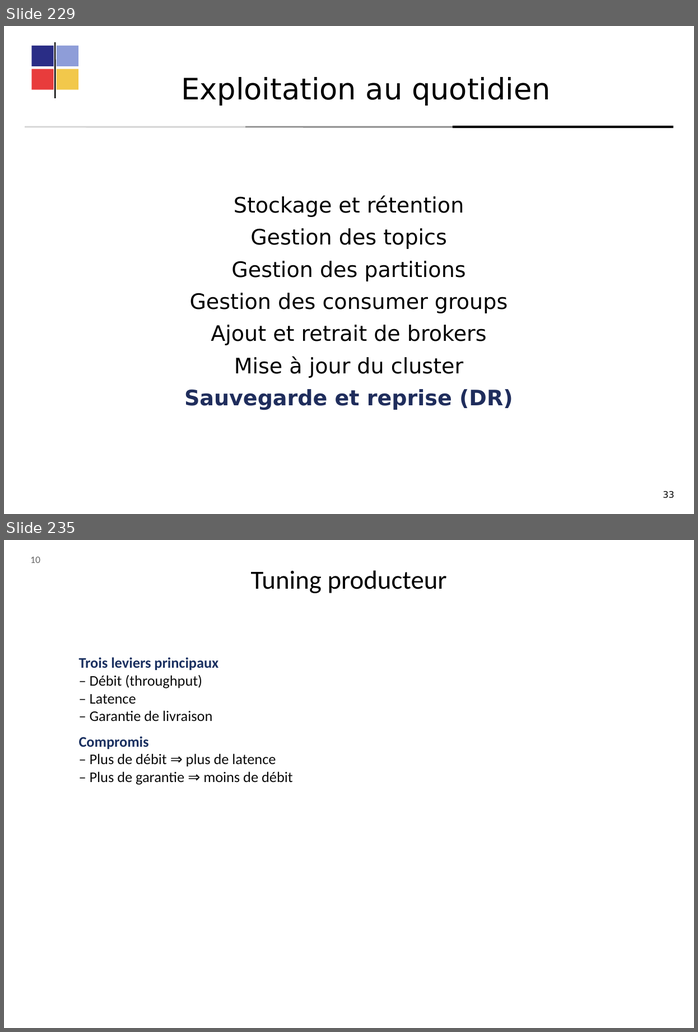
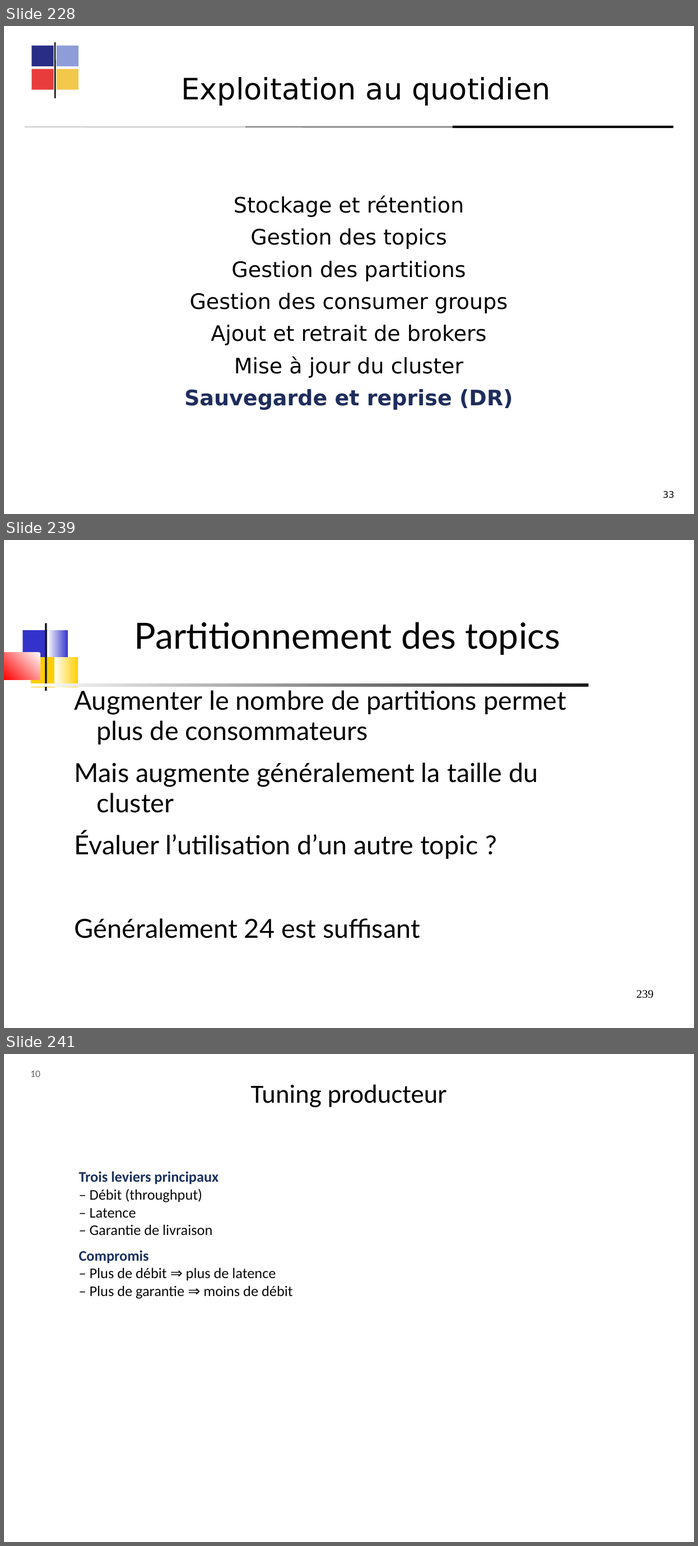
Before and after one commit to dthibau/kafka, a slide deck: KafkaAdmin.odp. Shown one above the other, each under a label of ours: slides 229 and 235 before the commit, slides 228, 239 and 241 after it; the slides between them are not shown. The pictures are 698x1032 and 698x1546 pixels, drawn with LibreOffice and Linux fonts; fonts in the diff are those of the drawing. Boxes give left, top, right and bottom in pixels: in the first picture for what was removed or moved away, otherwise in the second. Text is boxed around its words. In the diff, an @@ line names an element or a change of style, - is before the commit and + after.

```diff
--- a/KafkaAdmin.odp
+++ b/KafkaAdmin.odp
@@ slide 239 added at (x1=4, y1=540, x2=694, y2=1028), background #FFFFFF @@
@@ title added at (x1=134, y1=622, x2=561, y2=655), 44 pt, text #000000 @@
+Partitionnement des topics
@@ group added at (x1=4, y1=623, x2=589, y2=691): 5 freeform shapes, 2 rounded rectangles @@
@@ text added at (x1=75, y1=690, x2=566, y2=938), 32 pt, text #000000 @@
+Augmenter le nombre de partitions permet plus de consommateurs
+Mais augmente généralement la taille du cluster
+Évaluer l’utilisation d’un autre topic ?
+Généralement 24 est suffisant
@@ page number added at (x1=636, y1=990, x2=654, y2=998), 14 pt, text #000000 @@
+239
@@ what was slide 229 is now slide 228 @@
@@ what was slide 235 is now slide 241 @@
```
Also in this commit, not shown: 30 slides changed, 8 other slides added, 3 slides removed, 1 other file.
